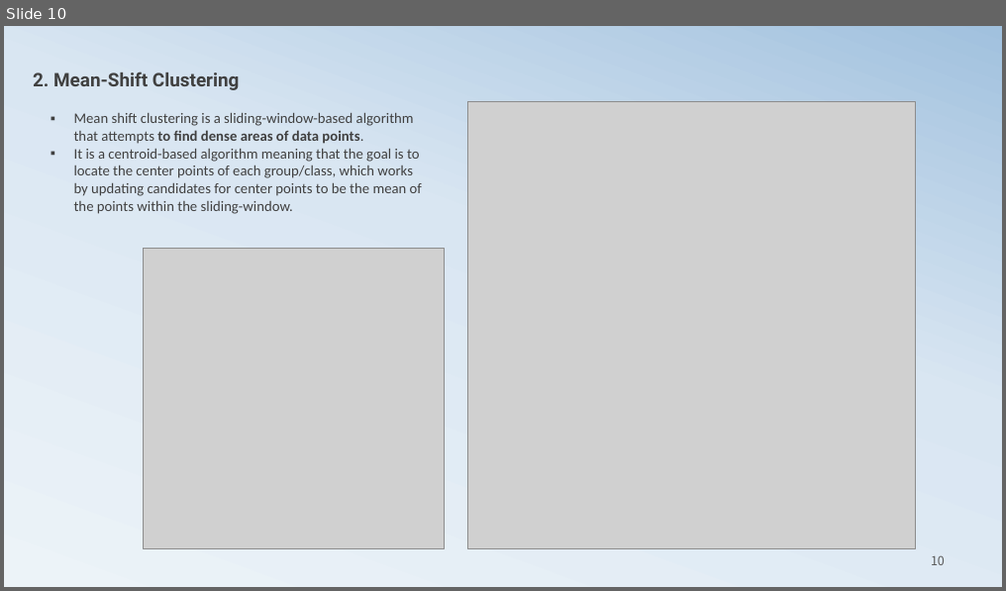
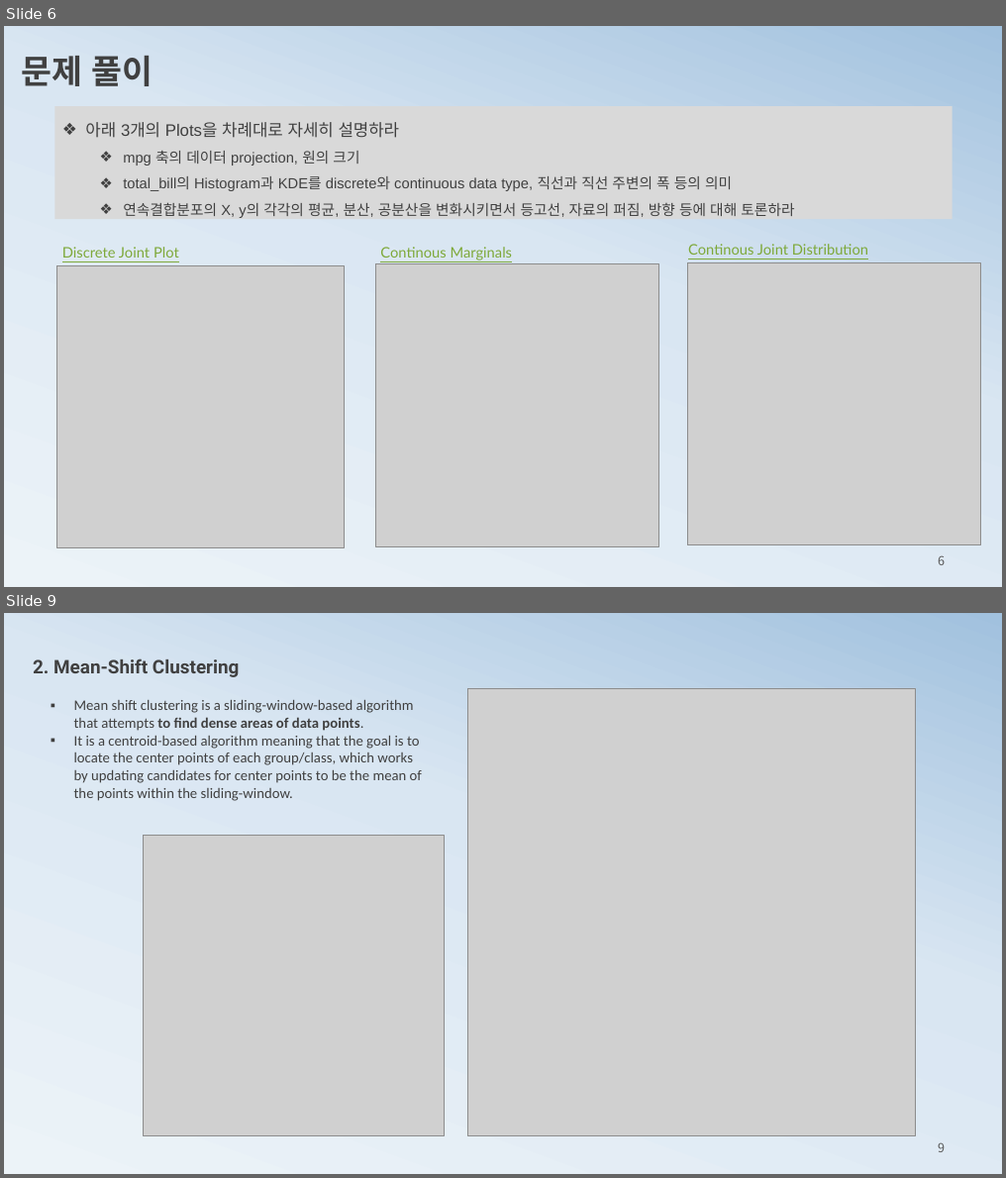
Before and after one commit to ancestor9/mathematics-for-machine-learning, a slide deck: 2_histogram2probability.pptx. Shown one above the other, each under a label of ours: slide 10 before the commit, slides 6 and 9 after it; the slides between them are not shown. The pictures are 1006x591 and 1006x1178 pixels, drawn with LibreOffice and Linux fonts; fonts in the diff are those of the drawing; grey boxes stand for pictures. Boxes give left, top, right and bottom in pixels: in the first picture for what was removed or moved away, otherwise in the second. Text is boxed around its words. In the diff, an @@ line names an element or a change of style, - is before the commit and + after.

```diff
--- a/2_histogram2probability.pptx
+++ b/2_histogram2probability.pptx
@@ slide 6 added at bbox=[4, 26, 1002, 587], background gradient #ECF3F8 to #D9E6F2 to #A1C1DE @@
@@ text added at bbox=[21, 56, 152, 86], 32 pt, text #404040, bold @@
+문제 풀이
@@ rectangle added at bbox=[54, 106, 951, 219], fill #D9D9D9, 14 pt, text #404040 @@
+❖ 아래 3개의 Plots을 차례대로 자세히 설명하라
+  ❖ mpg 축의 데이터 projection, 원의 크기
+  ❖ total_bill의 Histogram과 KDE를 discrete와 continuous data type, 직선과 직선 주변의 폭 등의 의미
+  ❖ 연속결합분포의 X, y의 각각의 평균, 분산, 공분산을 변화시키면서 등고선, 자료의 퍼짐, 방향 등에 대해 토론하라
@@ text added at bbox=[62, 247, 179, 258], 14 pt, text #7EA939, underline @@
+Discrete Joint Plot
@@ text added at bbox=[380, 247, 513, 261], 14 pt, text #7EA939, underline @@
+Continous Marginals
@@ text added at bbox=[688, 244, 868, 255], 14 pt, text #7EA939, underline @@
+Continous Joint Distribution
@@ picture added at bbox=[57, 266, 344, 548] @@
@@ picture added at bbox=[375, 264, 658, 547] @@
@@ picture added at bbox=[687, 264, 981, 546] @@
@@ page number added at bbox=[938, 556, 944, 566], 12 pt, text #595959 @@
+6
@@ what was slide 10 is now slide 9 @@
@@ page number at bbox=[938, 1143, 944, 1153]: text changed @@
-10
+9
```
Also in this commit, not shown: 15 slides changed, 4 other slides added, 3 slides removed.
